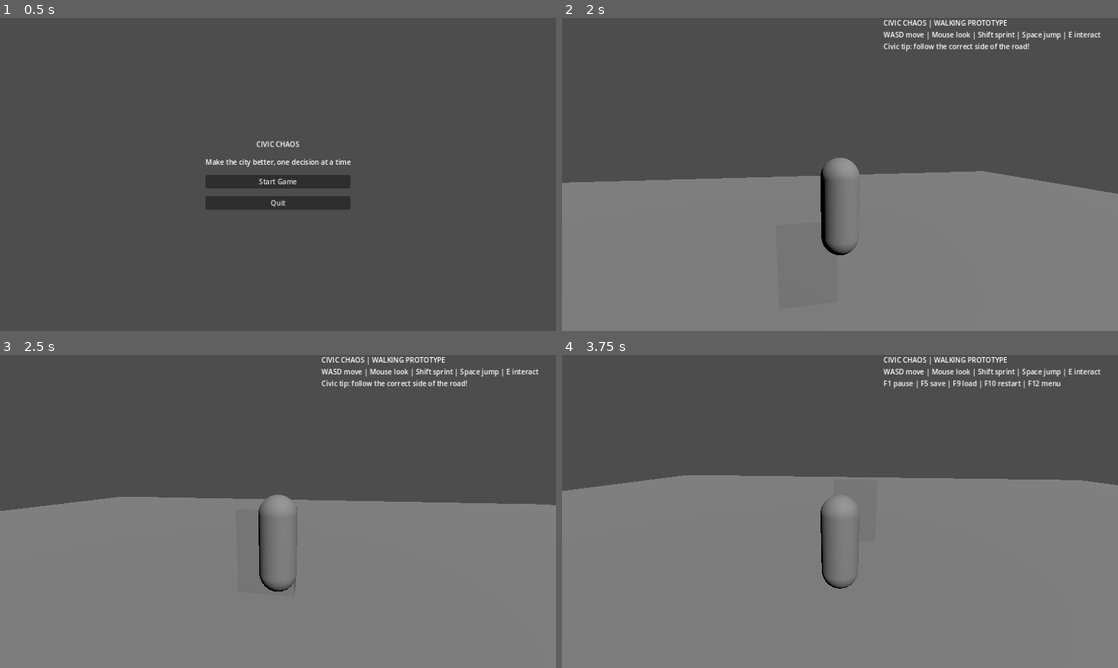
Above: before the commit, frames 1-4 (two rows, left to right).
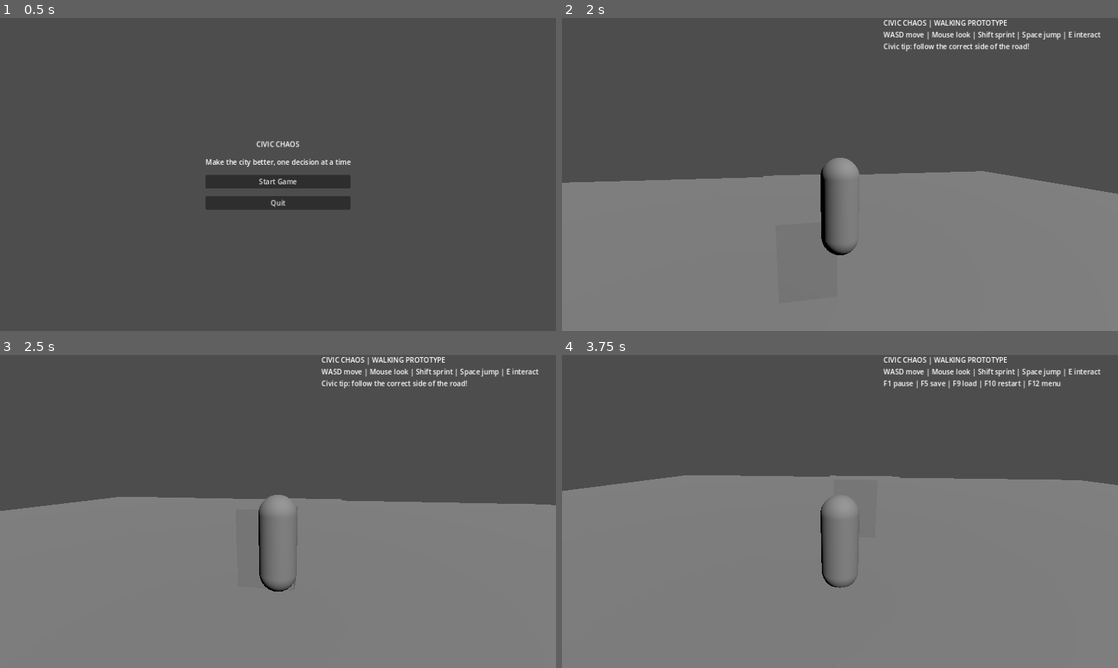
Above: after the commit, the same moments.

Repository: gauravprajapat-23/civic-chaos
Game: Godot game, scene res://scenes/core/menu.tscn
The game is run twice, just before and just after one commit, with the same random seed, the same clock (stepped at 60 frames per second) and the same inputs.
Inputs (mouse positions are in pixels of both pictures, inside the frame that each line leads up to):
- Up to frame 1 (0.5 s): no input
- Up to frame 2 (2 s): click "Start Game" at 0.5 s; tap Enter at 1.25 s; move the mouse to (867, 174) at 1.27 s; hold W (move_forward) from 1.28 s (still down); hold E (interact) from 1.28 s (still down); tap Space (jump) at 1.52 s
- Up to frame 3 (2.5 s): keep holding W (move_forward); move the mouse to (250, 511) at 2.02 s; release E (interact) at 2.03 s; tap Shift (sprint) at 2.1 s; tap Space (jump) at 2.27 s
- Up to frame 4 (3.75 s): keep holding W (move_forward); move the mouse to (851, 505) at 2.77 s; hold E (interact) 2.78-3.53 s; tap F10 (restart_game) at 3.5 s; move the mouse to (834, 517) at 3.52 s; tap Shift (sprint) at 3.6 s

Frame 1 is identical in both runs. In frame 2, less than 0.1% of the frame differs, in the area x 36-47%, y 50-51%; in frame 3, less than 0.1%; in frame 4, less than 0.1%, in the area x 48-61%, y 38-100%.

Commit message:
feat(cc-008): place four-way road junction in gameplay scene

Diff:
--- a/scenes/core/main.tscn
+++ b/scenes/core/main.tscn
@@ -1,9 +1,11 @@
-[gd_scene load_steps=7 format=3]
+[gd_scene load_steps=8 format=3]
 
 [ext_resource type="Script" path="res://scripts/core/main.gd" id="1_main"]
 [ext_resource type="PackedScene" path="res://scenes/player/player_root.tscn" id="2_player"]
 [ext_resource type="PackedScene" path="res://scenes/world/interaction_marker.tscn" id="3_marker"]
 [ext_resource type="Script" path="res://scripts/core/game_lifecycle.gd" id="4_lifecycle"]
+
+[ext_resource type="PackedScene" path="res://scenes/world/four_way_junction.tscn" id="5_junction"]
 
 [sub_resource type="BoxShape3D" id="BoxShape3D_ground"]
 size = Vector3(40, 1, 40)
@@ -26,6 +28,9 @@
 
 [node name="MeshInstance3D" type="MeshInstance3D" parent="Ground"]
 mesh = SubResource("BoxMesh_ground")
+
+[node name="FourWayJunction" parent="." instance=ExtResource("5_junction")]
+position = Vector3(0, 0.07, 0)
 
 [node name="PlayerRoot" parent="." instance=ExtResource("2_player")]
 process_mode = 1
